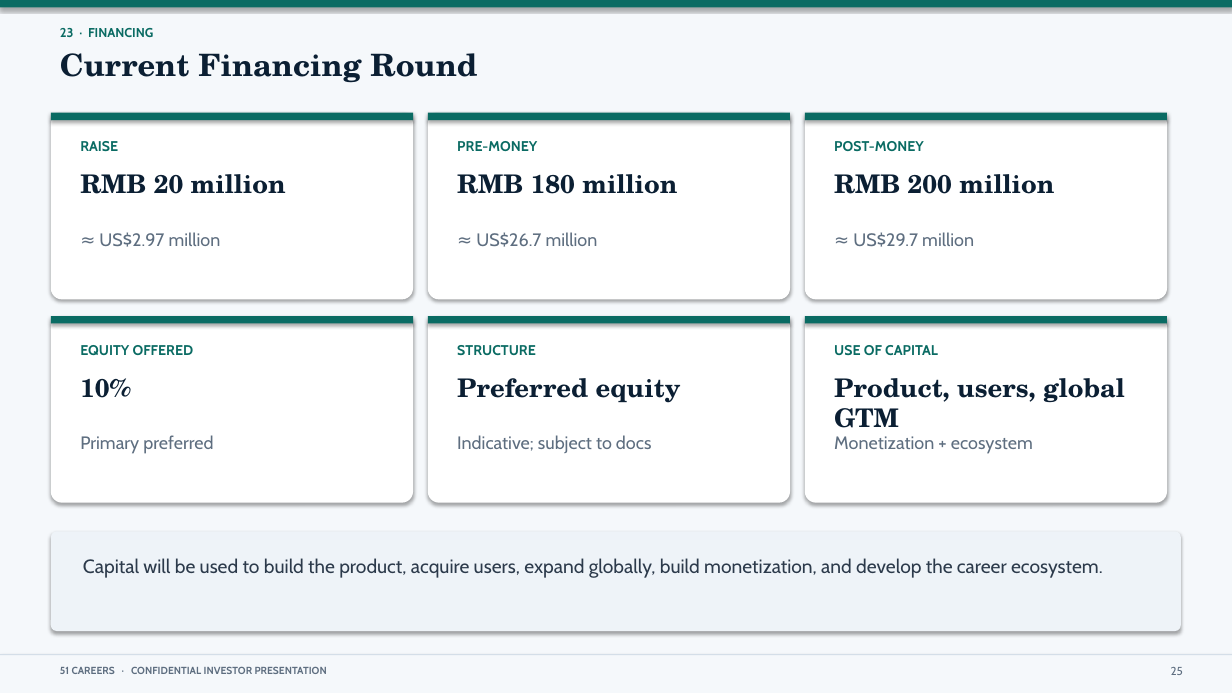
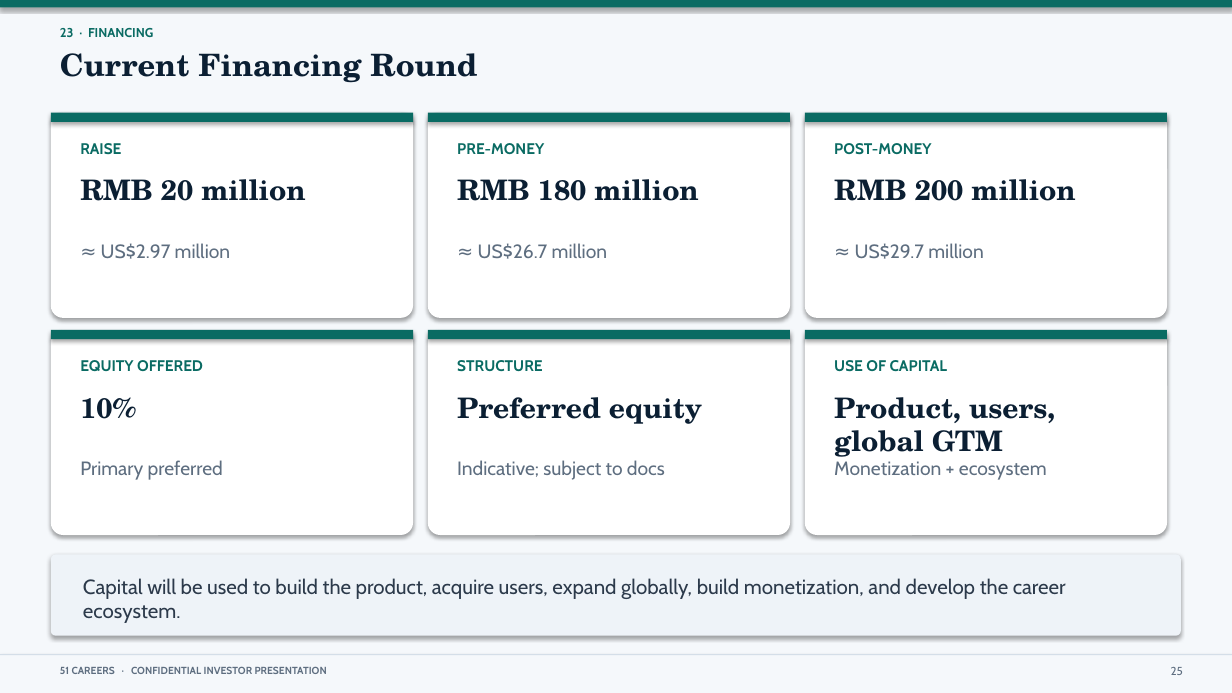
Before and after one commit to anthonyleedu/anthonyleedu, a slide deck: slide 25 of 51Careers_Addition.pptx. Drawn at 1232x693 pixels with LibreOffice and Linux fonts; fonts in the diff are those of the drawing. Boxes give left, top, right and bottom in pixels: in the first picture for what was removed or moved away, otherwise in the second. Text is boxed around its words. In the diff, an @@ line names an element or a change of style, - is before the commit and + after.

```diff
--- a/51Careers_Addition.pptx
+++ b/51Careers_Addition.pptx
@@ rounded rectangle: place and size @@
-rounded rectangle at (51,113,413,299)
+rounded rectangle at (51,113,413,318)
@@ rounded rectangle: place and size @@
-rounded rectangle at (428,113,790,299)
+rounded rectangle at (428,113,790,318)
@@ rounded rectangle: place and size @@
-rounded rectangle at (805,113,1167,299)
+rounded rectangle at (805,113,1167,318)
@@ text "≈ US$2.97 million": place and size @@
-text "≈ US$2.97 million" at (99,232,221,247)
+text "≈ US$2.97 million" at (101,243,230,259)
@@ text "≈ US$26.7 million": place and size @@
-text "≈ US$26.7 million" at (476,232,598,247)
+text "≈ US$26.7 million" at (478,243,607,259)
@@ text "≈ US$29.7 million": place and size @@
-text "≈ US$29.7 million" at (853,232,974,247)
+text "≈ US$29.7 million" at (855,243,983,259)
@@ rounded rectangle: place and size @@
-rounded rectangle at (51,316,413,503)
+rounded rectangle at (51,330,413,535)
@@ rounded rectangle: place and size @@
-rounded rectangle at (428,316,790,503)
+rounded rectangle at (428,330,790,535)
@@ 3 texts, 3 rectangles: place and size @@
-3 texts, 3 rectangles at (51,316,1167,356)
+3 texts, 3 rectangles at (51,330,1167,372)
@@ rounded rectangle: place and size @@
-rounded rectangle at (805,316,1167,503)
+rounded rectangle at (805,330,1167,535)
@@ size 11 to 12 pt in 6 elements at (80,143,121,155), (457,143,544,154), (834,143,931,155), (80,360,203,371), (457,360,542,372), (834,360,948,372) @@
@@ text "10%": place and size @@
-text "10%" at (80,378,131,398)
+text "10%" at (80,397,136,419)
@@ text "Preferred equity": place and size @@
-text "Preferred equity" at (457,378,681,403)
+text "Preferred equity" at (457,397,702,424)
@@ size 20 to 22 pt in 6 elements at (80,179,305,201), (457,179,698,201), (834,179,1075,201), (80,397,136,419), (457,397,702,424), (834,397,1055,462) @@
@@ text "Product, users, global GTM": place and size @@
-text "Product, users, global GTM" at (834,378,1125,437)
+text "Product, users, global GTM" at (834,397,1055,462)
@@ text "Primary preferred": place and size @@
-text "Primary preferred" at (80,435,213,454)
+text "Primary preferred" at (80,460,223,480)
@@ text "Indicative; subject to docs": place and size @@
-text "Indicative; subject to docs" at (457,435,651,453)
+text "Indicative; subject to docs" at (457,460,665,480)
@@ size 14 to 15 pt in 6 elements at (101,243,230,259), (478,243,607,259), (855,243,983,259), (80,460,223,480), (457,460,665,480), (834,461,1047,480) @@
@@ text "Monetization + ecosystem": place and size @@
-text "Monetization + ecosystem" at (834,436,1033,454)
+text "Monetization + ecosystem" at (834,461,1047,480)
@@ rounded rectangle: place and size @@
-rounded rectangle at (51,531,1181,631)
+rounded rectangle at (51,555,1181,636)
@@ text "Capital will be used to ...": place and size @@
-text "Capital will be used to ..." at (83,558,1103,578)
+text "Capital will be used to ..." at (83,578,1066,623)
@@ text "Capital will be used to ..." at (83,578,1066,623): size 15 to 16 pt @@
```
Also in this commit, not shown: 25 other slides changed, 1 other file.
